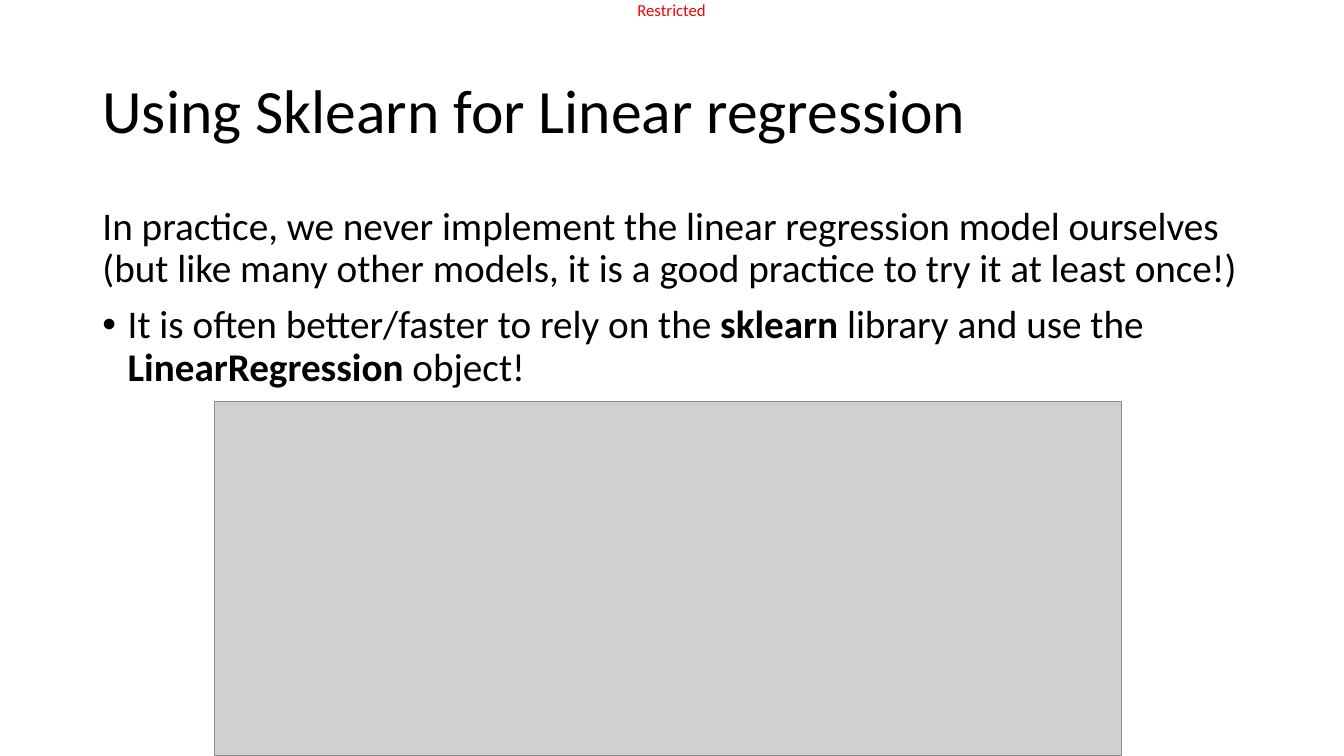
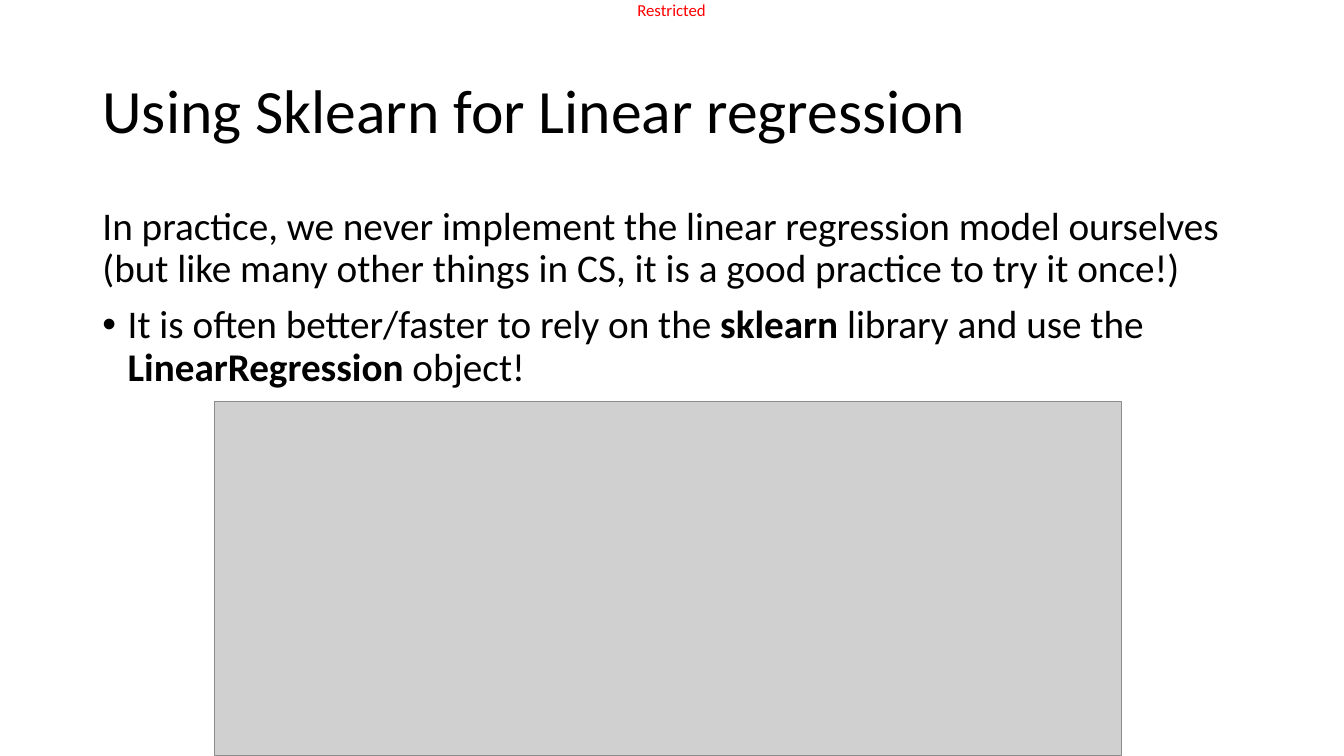
Before and after one commit to matthieudemari/SUTD_DL_50_039, a slide deck: slide 82 of W1/1. W1S1 final/W1S1.pptx. Drawn at 1344x756 pixels with LibreOffice and Linux fonts; fonts in the diff are those of the drawing; grey boxes stand for pictures. Boxes give left, top, right and bottom in pixels: in the first picture for what was removed or moved away, otherwise in the second. Text is boxed around its words. In the diff, an @@ line names an element or a change of style, - is before the commit and + after.

```diff
--- a/W1/1. W1S1 final/W1S1.pptx
+++ b/W1/1. W1S1 final/W1S1.pptx
@@ text at bbox=[102, 212, 1219, 289]: text changed @@
-In practice, we never implement the linear regression model ourselves (but like many other models, it is a good practice to try it at least once!)
+In practice, we never implement the linear regression model ourselves (but like many other things in CS, it is a good practice to try it once!)
```
Also in this commit, not shown: 22 other slides changed, 7 other files.
